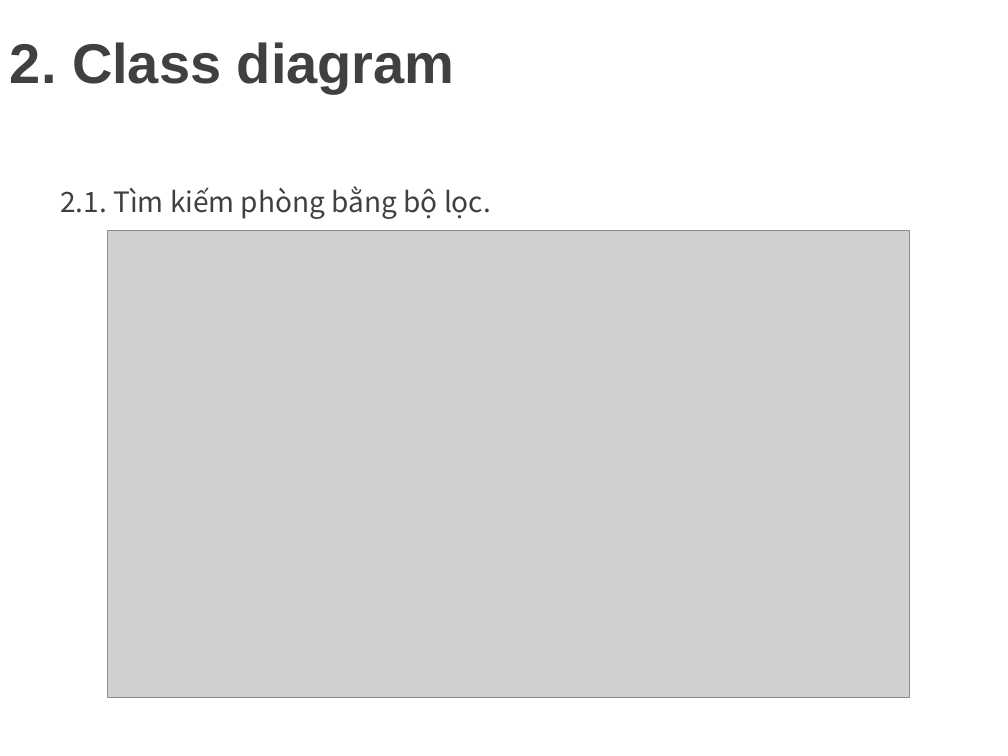
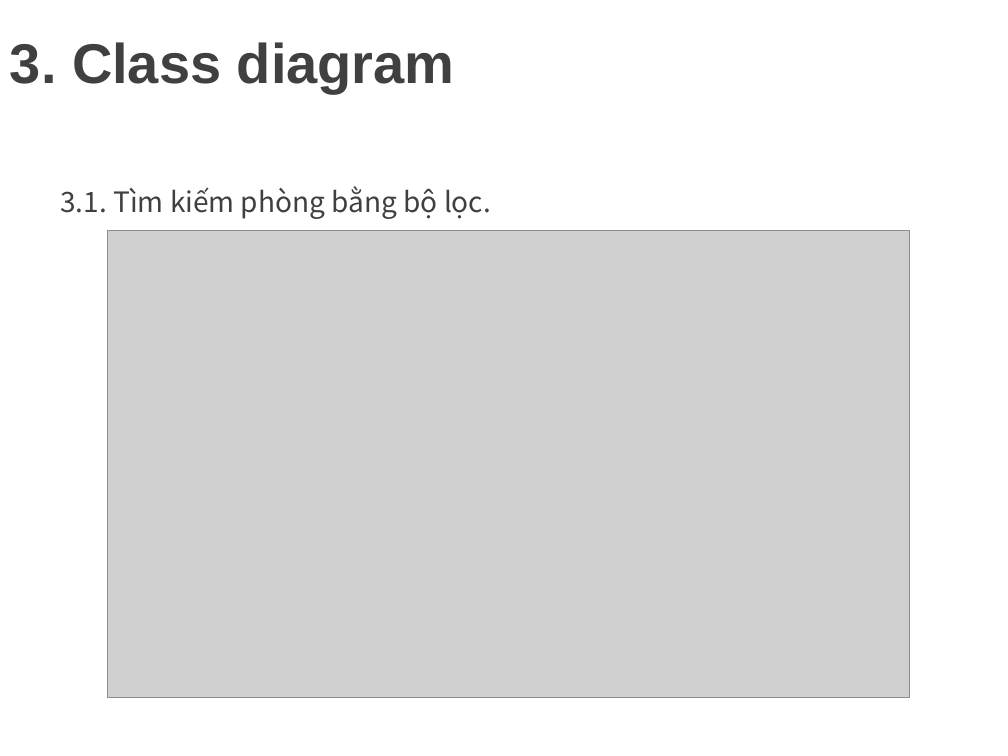
Before and after one commit to minhdat1602/2021_cnpm_group09, a slide deck: slide 19 of document_slide/slide.pptx. Drawn at 1008x756 pixels with LibreOffice and Linux fonts; fonts in the diff are those of the drawing; grey boxes stand for pictures; background and template pictures are left out. Boxes give left, top, right and bottom in pixels: in the first picture for what was removed or moved away, otherwise in the second. Text is boxed around its words. In the diff, an @@ line names an element or a change of style, - is before the commit and + after.

```diff
--- a/document_slide/slide.pptx
+++ b/document_slide/slide.pptx
@@ title at bbox=[10, 42, 455, 93]: text changed @@
-2. Class diagram
+3. Class diagram
@@ text at bbox=[60, 186, 491, 219]: text changed @@
-2.1. Tìm kiếm phòng bằng bộ lọc.
+3.1. Tìm kiếm phòng bằng bộ lọc.
```
Also in this commit, not shown: 10 other slides changed, 1 slide removed.
